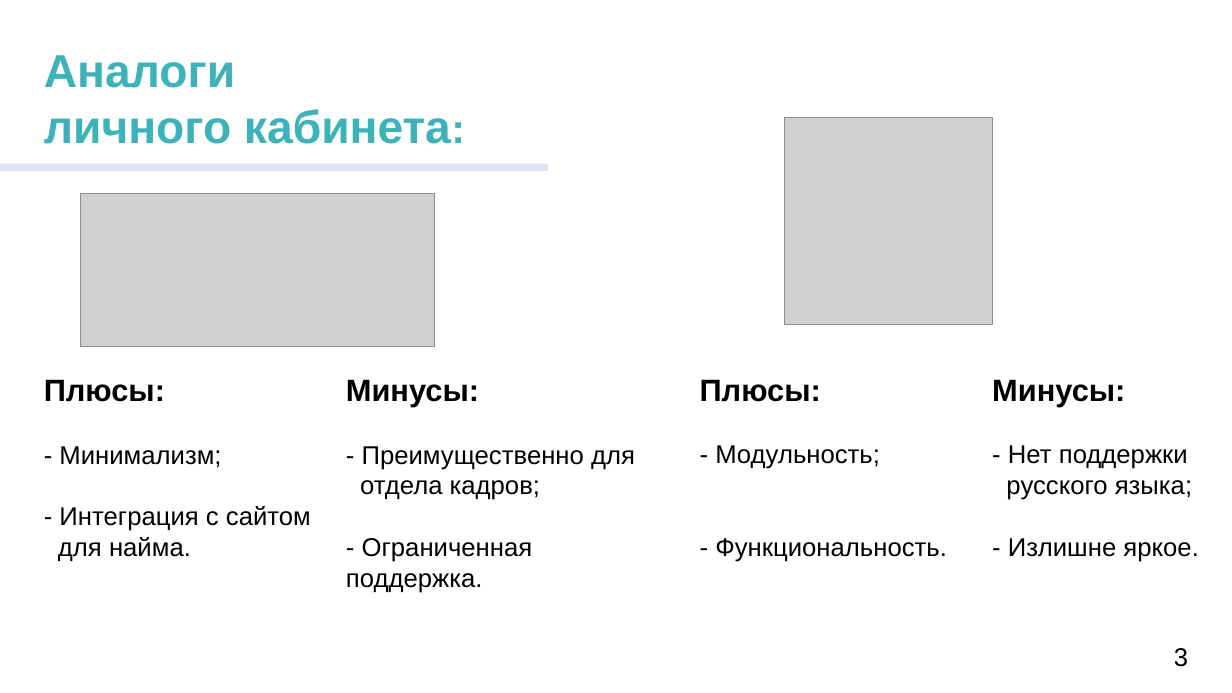
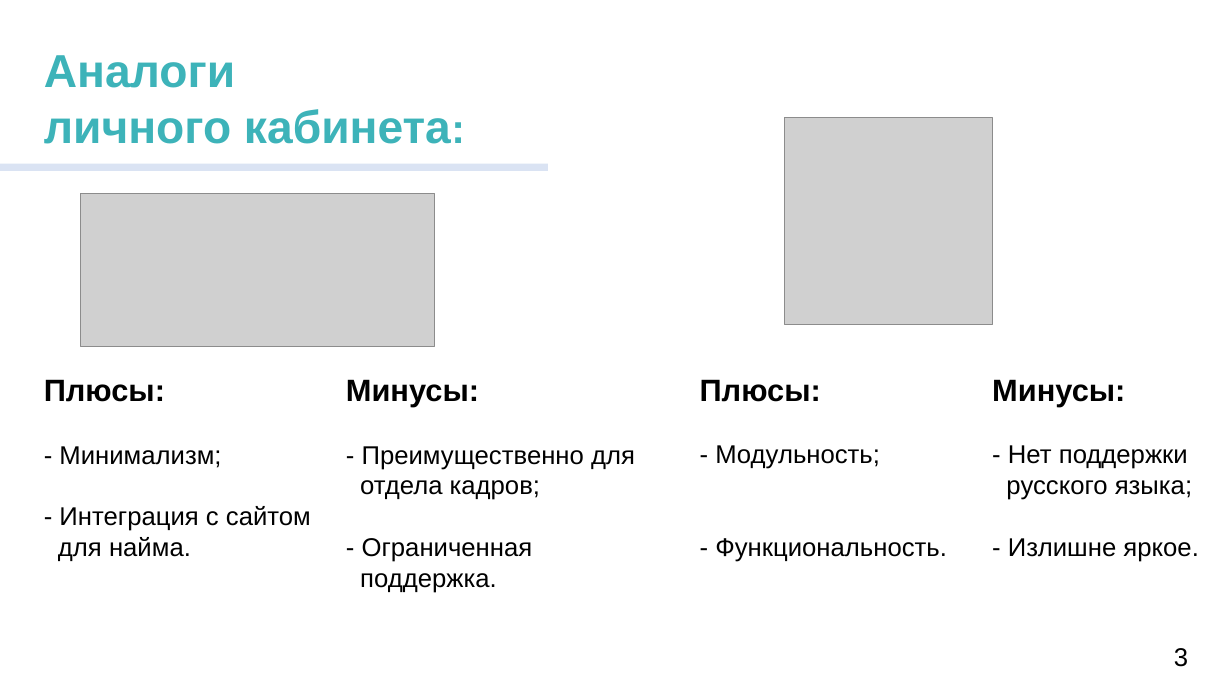
Before and after one commit to AusaSwart/Diploma_documentation, a slide deck: slide 3 of Extra_docs/Презентация_2.pptx. Drawn at 1232x693 pixels with LibreOffice and Linux fonts; fonts in the diff are those of the drawing; grey boxes stand for pictures. Boxes give left, top, right and bottom in pixels: in the first picture for what was removed or moved away, otherwise in the second. Text is boxed around its words. In the diff, an @@ line names an element or a change of style, - is before the commit and + after.

```diff
--- a/Extra_docs/Презентация_2.pptx
+++ b/Extra_docs/Презентация_2.pptx
@@ text at (x1=360, y1=538, x2=533, y2=593): text changed @@
-- Ограниченная поддержка.
+- Ограниченная
+поддержка.
```
Also in this commit, not shown: 3 other slides changed, 3 other files.
